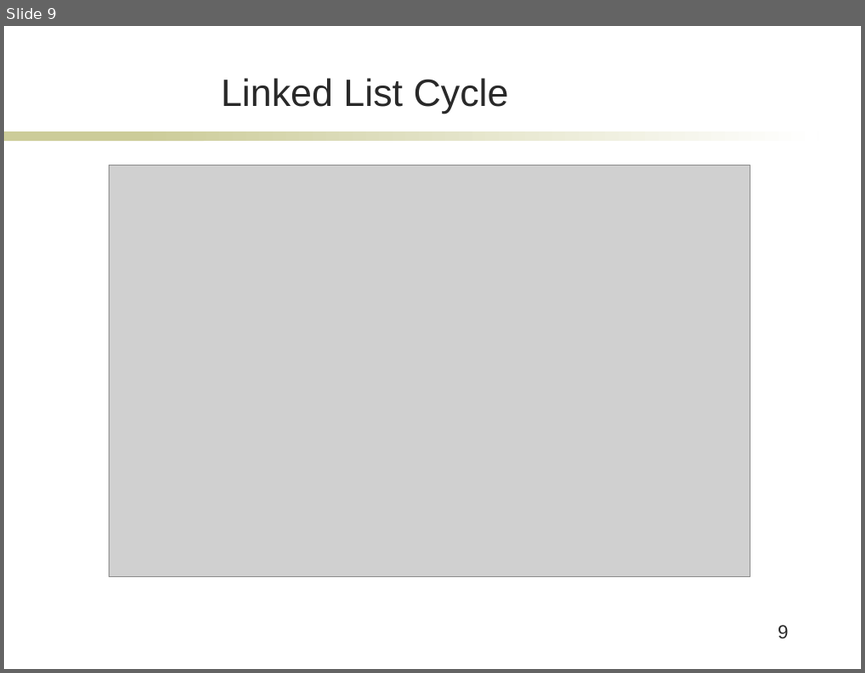
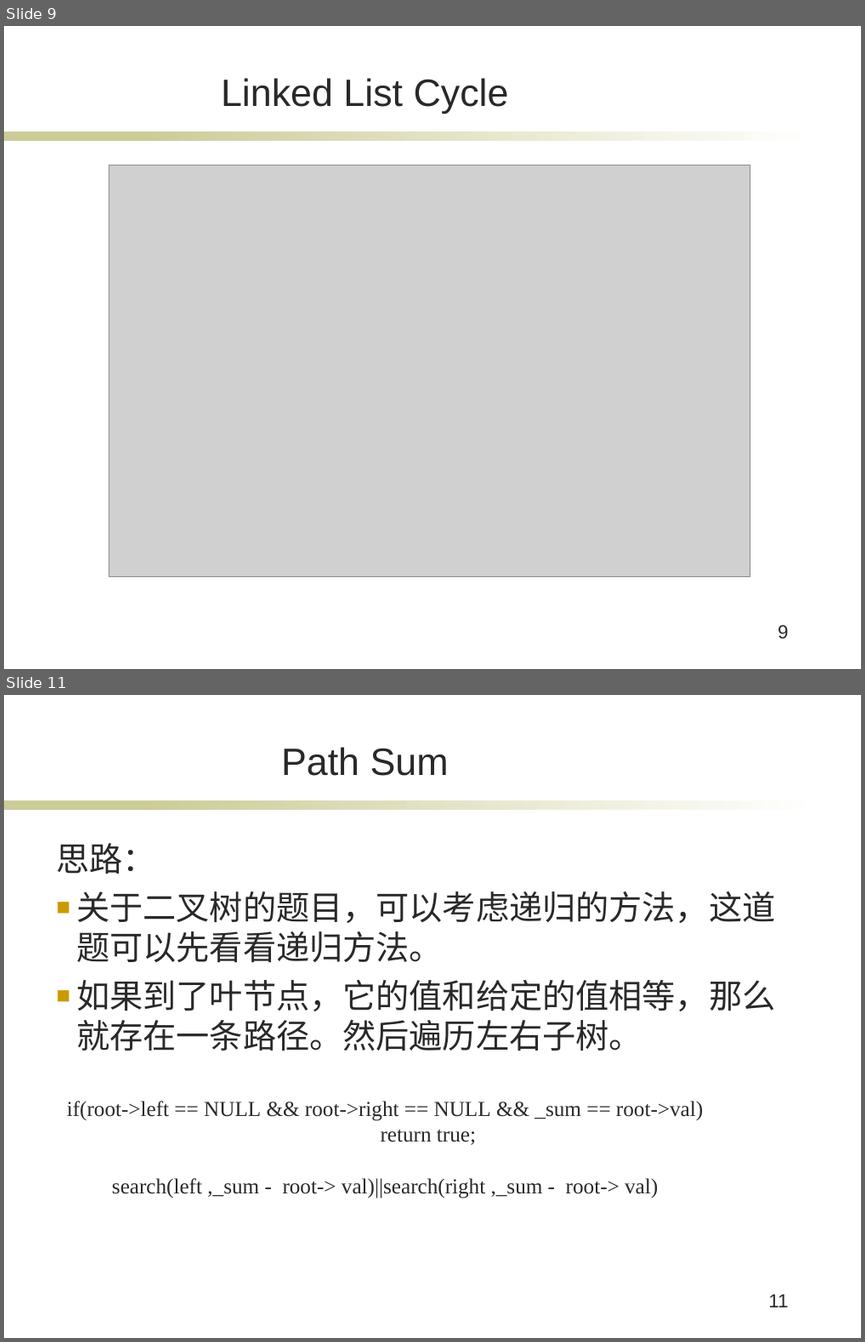
Before and after one commit to caicaicai/cpp, a slide deck: C++.ppt. Shown one above the other, each under a label of ours: slide 9 before the commit, slides 9 and 11 after it; the slides between them are not shown. The pictures are 865x673 and 865x1342 pixels, drawn with LibreOffice and Linux fonts; fonts in the diff are those of the drawing; grey boxes stand for pictures; background and template pictures are left out. Boxes give left, top, right and bottom in pixels: in the first picture for what was removed or moved away, otherwise in the second. Text is boxed around its words. In the diff, an @@ line names an element or a change of style, - is before the commit and + after.

```diff
--- a/C++.ppt
+++ b/C++.ppt
@@ slide 11 added at box(4, 695, 861, 1338), background #FFFFFF; not listed: 2 template elements that a slide beside it also shows @@
@@ title added at box(281, 747, 449, 776), 32 pt, text #292929 @@
+Path Sum
@@ text added at box(57, 843, 775, 1050), 28 pt, text #292929 @@
+思路：
+■ 关于二叉树的题目，可以考虑递归的方法，这道题可以先看看递归方法。
+■ 如果到了叶节点，它的值和给定的值相等，那么就存在一条路径。然后遍历左右子树。
@@ text added at box(67, 1100, 703, 1198), 18 pt, text #292929 @@
+if(root->left == NULL && root->right == NULL && _sum == root->val)
+return true;
+search(left ,_sum - root-> val)||search(right ,_sum - root-> val)
@@ page number added at box(768, 1293, 788, 1307), 16 pt, text #292929 @@
+11
```
Also in this commit, not shown: 3 other slides added.
